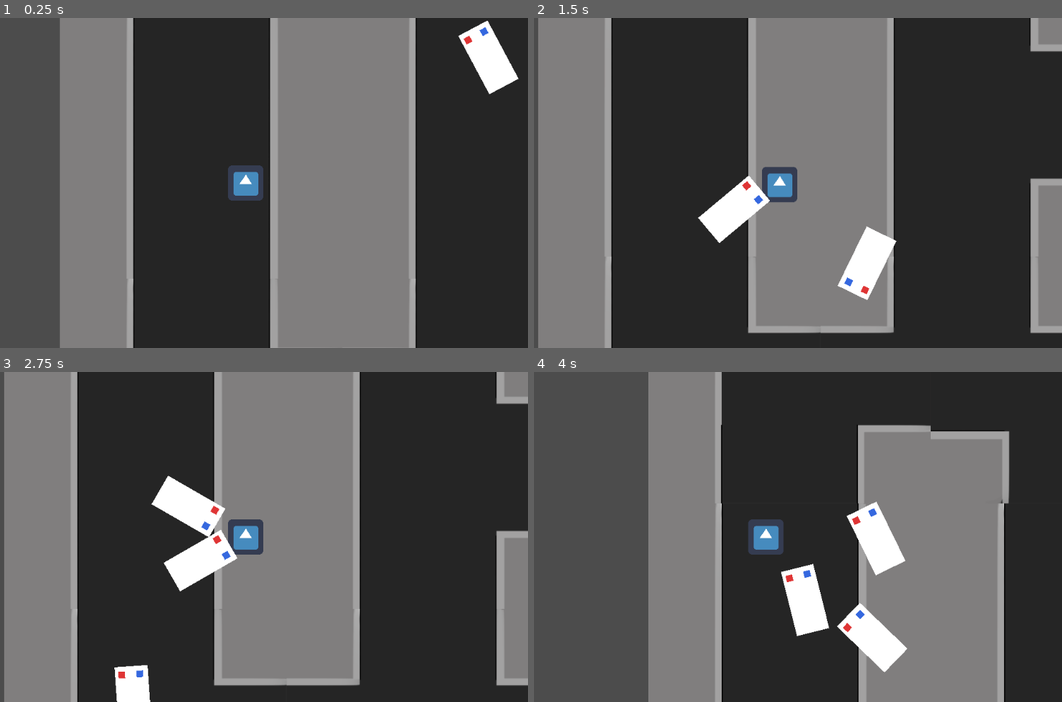
Above: before the commit, frames 1-4 (two rows, left to right).
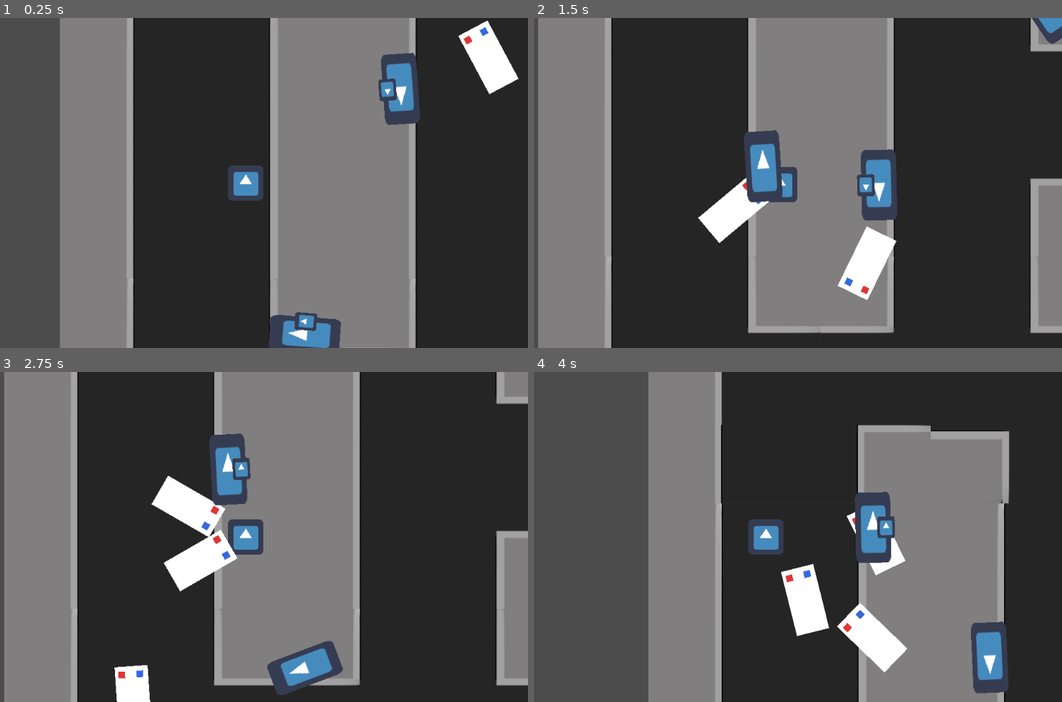
Above: after the commit, the same moments.

Repository: stwupton/anachronism
Game: Godot game, scene res://scn/Level.tscn
The game is run twice, just before and just after one commit, with the same random seed, the same clock (stepped at 60 frames per second) and the same inputs. The project has no main scene, so this scene is started directly. The engine's default icon, where the game draws it, is replaced by a stand-in: a white triangle on a blue panel in a dark square.
Inputs:
- Up to frame 1 (0.25 s): no input
- Up to frame 2 (1.5 s): hold Right (ui_right) 0.53-1.28 s; hold Down (ui_down) from 1.28 s (still down)
- Up to frame 3 (2.75 s): release Down (ui_down) at 2.03 s; hold Right (ui_right) from 2.03 s (still down)
- Up to frame 4 (4 s): release Right (ui_right) at 2.78 s; hold Up (ui_up) 2.78-3.53 s; hold Left (ui_left) from 3.53 s (still down)

The runs differ from the first frame. In frame 1, 2.8% of the frame differs, in the area x 50-80%, y 10-100%; in frame 2, 3.1%, in the area x 39-100%, y 0-62%; in frame 3, 2.9%; in frame 4, 2.8%.
Error in both runs: Invalid get index '1' (on base: 'PoolVector2Array'). (res://scn/PoliceCar.gd:44)

Commit message:
Added pedestrian groups.

Diff:
--- /dev/null
+++ b/default_bus_layout.tres
@@ -0,0 +1,10 @@
+[gd_resource type="AudioBusLayout" format=2]
+
+[resource]
+
+bus/0/name = "Master"
+bus/0/solo = false
+bus/0/mute = true
+bus/0/bypass_fx = false
+bus/0/volume_db = 0.0
+bus/0/send = ""
--- a/scn/Level.tscn
+++ b/scn/Level.tscn
@@ -1,10 +1,11 @@
-[gd_scene load_steps=16 format=2]
+[gd_scene load_steps=17 format=2]
 
 [ext_resource path="res://scn/RoadMap.tscn" type="PackedScene" id=1]
 [ext_resource path="res://scn/Player.tscn" type="PackedScene" id=2]
 [ext_resource path="res://scn/PoliceCar.tscn" type="PackedScene" id=3]
 [ext_resource path="res://scn/DebugNavLine.tscn" type="PackedScene" id=4]
 [ext_resource path="res://sound/Project-ANACRONISM-loop-edit.ogg" type="AudioStream" id=5]
+[ext_resource path="res://scn/Pedestrians.tscn" type="PackedScene" id=6]
 
 [sub_resource type="RectangleShape2D" id=1]
 
@@ -120,12 +121,11 @@
 
 [node name="PoliceNavigation" type="Navigation2D" parent="." index="2"]
 
-editor/display_folded = true
 _sections_unfolded = [ "Transform" ]
 
 [node name="NavigationPolygonInstance" type="NavigationPolygonInstance" parent="PoliceNavigation" index="0"]
 
-navpoly = SubResource( 11 )
+navpoly = SubResource( 7 )
 enabled = true
 
 [node name="Player" parent="." index="3" instance=ExtResource( 2 )]
@@ -205,3 +205,18 @@
 autoplay = true
 mix_target = 0
 bus = "Master"
+
+[node name="Pedestrians" parent="." index="10" instance=ExtResource( 6 )]
+
+[node name="Pedestrians2" parent="." index="11" instance=ExtResource( 6 )]
+
+position = Vector2( 505.48, 1026.07 )
+rotation = -1.5708
+
+[node name="Pedestrians3" parent="." index="12" instance=ExtResource( 6 )]
+
+position = Vector2( 516.84, 1003.35 )
+
+[node name="Pedestrians4" parent="." index="13" instance=ExtResource( 6 )]
+
+position = Vector2( 1.07983, 1016.98 )
--- a/scn/Pedestrian.gd
+++ b/scn/Pedestrian.gd
@@ -1,11 +1,26 @@
+tool
 extends Node2D
+
+export(bool) var has_coffee = false setget _set_has_coffee
 
 onready var coffee_area = $Coffee/CoffeeToTakeArea #get_node('Coffee/Area2D')
 onready var coffee = $Coffee
 
 func _ready():
-	coffee_area.connect('area_entered', self, '_on_area_entered')
+	_set_has_coffee(has_coffee)
 
 func _on_area_entered(area):
 	if area.name == 'CoffeeStealer':
 		coffee.queue_free()
+		has_coffee = false
+
+func _set_has_coffee(x):
+	has_coffee = x
+
+	if coffee != null && coffee_area != null:
+		coffee.visible = has_coffee
+
+		if has_coffee:
+			coffee_area.connect('area_entered', self, '_on_area_entered')
+		else:
+			coffee_area.disconnect('area_entered', self, '_on_area_entered')
--- a/scn/Pedestrian.tscn
+++ b/scn/Pedestrian.tscn
@@ -8,9 +8,10 @@
 custom_solver_bias = 0.0
 radius = 45.3826
 
-[node name="Pedestrian" type="Node2D"]
+[node name="Pedestrian" type="Node2D" index="0"]
 
 script = ExtResource( 1 )
+has_coffee = true
 
 [node name="Person" type="Sprite" parent="." index="0"]
 
@@ -25,7 +26,7 @@
 scale = Vector2( 0.4927, 0.616348 )
 z_index = 1
 texture = ExtResource( 2 )
-_sections_unfolded = [ "Transform", "Z Index" ]
+_sections_unfolded = [ "Transform", "Visibility", "Z Index" ]
 
 [node name="CoffeeToTakeArea" type="Area2D" parent="Coffee" index="0"]
 
--- /dev/null
+++ b/scn/Pedestrians.gd
@@ -0,0 +1,10 @@
+extends Node2D
+
+export(NodePath) var follow_path
+
+func _ready():
+	set_physics_process(true)
+
+func _physics_process(delta):
+	for child in get_children():
+		child.set_offset(child.get_offset() + 300 * delta)
--- /dev/null
+++ b/scn/Pedestrians.tscn
@@ -0,0 +1,76 @@
+[gd_scene load_steps=4 format=2]
+
+[ext_resource path="res://scn/Pedestrians.gd" type="Script" id=1]
+[ext_resource path="res://scn/Pedestrian.tscn" type="PackedScene" id=2]
+
+[sub_resource type="Curve2D" id=1]
+
+bake_interval = 5.0
+_data = {
+"points": PoolVector2Array( 0, 0, -18.325, 28.8915, 416.821, 442.264, -16.2164, -51.0547, 33.5512, 32.5694, 422.791, 1109, -26.2817, 24.6471, 26.2817, -74.3814, 599.261, 1107.01, 30.8575, 16.2982, -47.0824, -18.7534, 590.637, 438.947, 28.0888, -33.1048, 0, 0, 418.811, 441.601 )
+}
+
+[node name="Pedestrians" type="Path2D"]
+
+position = Vector2( 1.20132, 0 )
+curve = SubResource( 1 )
+script = ExtResource( 1 )
+_sections_unfolded = [ "Transform" ]
+follow_path = null
+
+[node name="PathFollow2D" type="PathFollow2D" parent="." index="0"]
+
+editor/display_folded = true
+position = Vector2( 416.821, 442.264 )
+rotation = 1.9378
+offset = 0.0
+h_offset = 0.0
+v_offset = 0.0
+rotate = true
+cubic_interp = true
+loop = true
+lookahead = 4.0
+_sections_unfolded = [ "Transform" ]
+
+[node name="Pedestrian" parent="PathFollow2D" index="0" instance=ExtResource( 2 )]
+
+rotation = -1.60631
+_sections_unfolded = [ "Transform" ]
+
+[node name="PathFollow2D2" type="PathFollow2D" parent="." index="1"]
+
+editor/display_folded = true
+position = Vector2( 419.44, 1090.2 )
+rotation = 1.44275
+offset = 649.16
+h_offset = 0.0
+v_offset = 0.0
+rotate = true
+cubic_interp = true
+loop = true
+lookahead = 4.0
+_sections_unfolded = [ "Transform" ]
+
+[node name="Pedestrian" parent="PathFollow2D2" index="0" instance=ExtResource( 2 )]
+
+rotation = -1.60631
+_sections_unfolded = [ "Transform" ]
+
+[node name="PathFollow2D3" type="PathFollow2D" parent="." index="2"]
+
+position = Vector2( 615.994, 722.015 )
+rotation = -1.58728
+offset = 1238.44
+h_offset = 0.0
+v_offset = 0.0
+rotate = true
+cubic_interp = true
+loop = true
+lookahead = 4.0
+_sections_unfolded = [ "Transform" ]
+
+[node name="Pedestrian" parent="PathFollow2D3" index="0" instance=ExtResource( 2 )]
+
+rotation = -1.60631
+_sections_unfolded = [ "Transform" ]
+has_coffee = true
Not shown: 1 places in scn/Level.tscn that only renumber resources
